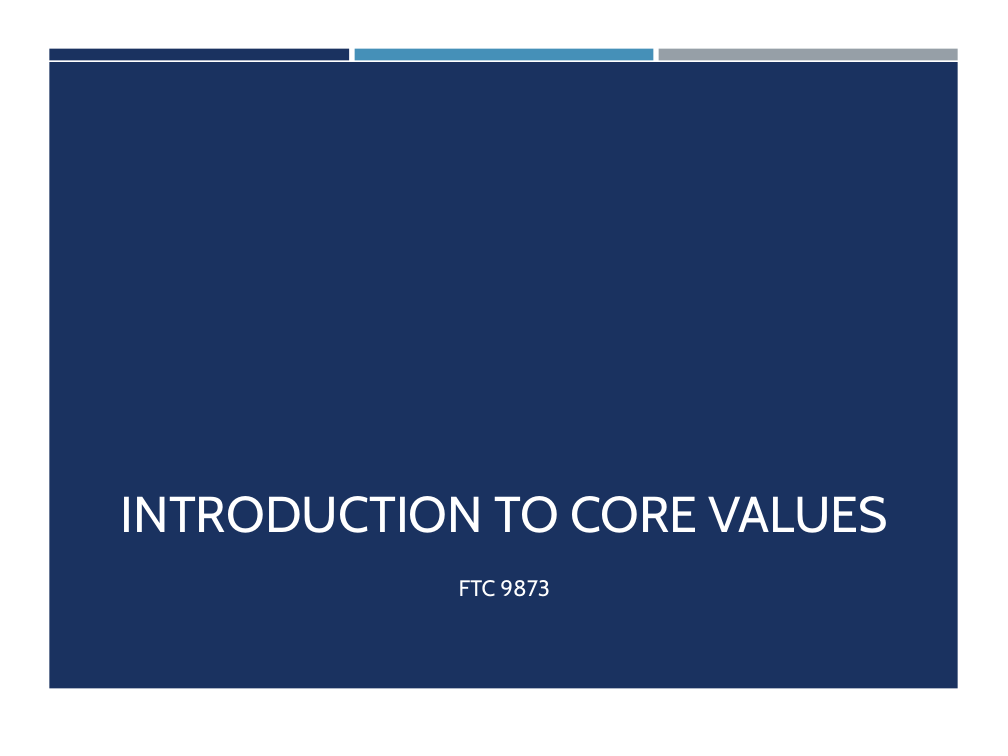
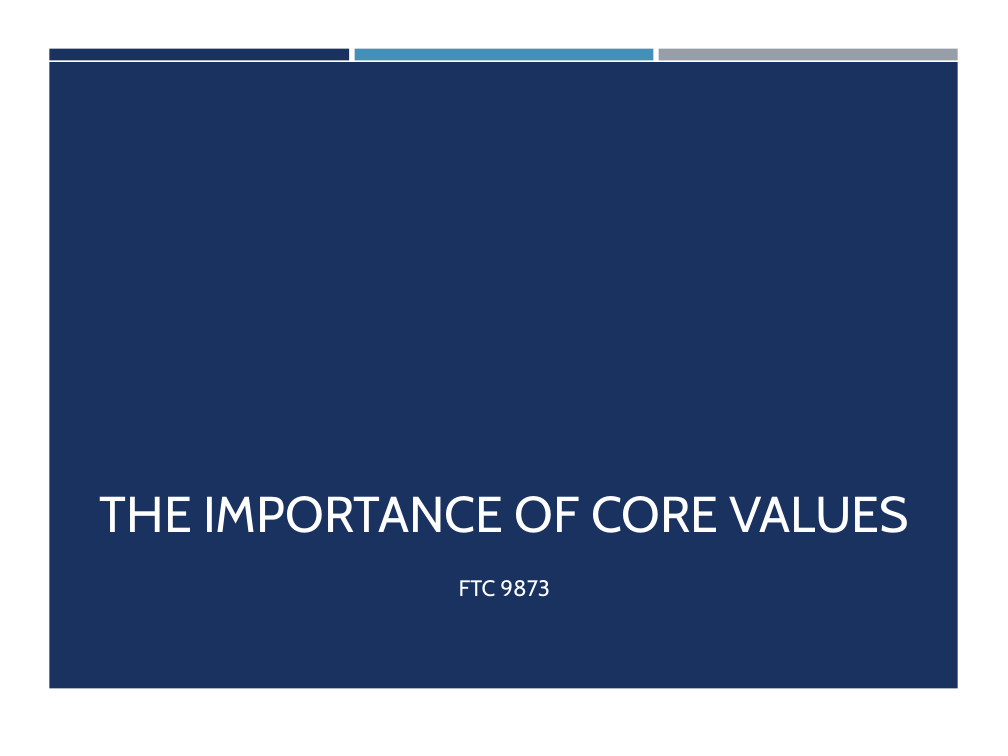
Before and after one commit to ev3lessons/FLL-Tutorials, a slide deck: slide 1 of translations/en-us/CoreValues/IntroductiontoCV.pptx. Drawn at 1008x756 pixels with LibreOffice and Linux fonts; fonts in the diff are those of the drawing; background and template pictures are left out. Boxes give left, top, right and bottom in pixels: in the first picture for what was removed or moved away, otherwise in the second. Text is boxed around its words. In the diff, an @@ line names an element or a change of style, - is before the commit and + after.

```diff
--- a/translations/en-us/CoreValues/IntroductiontoCV.pptx
+++ b/translations/en-us/CoreValues/IntroductiontoCV.pptx
@@ title at [100, 496, 909, 533]: text changed @@
-INTRODUCTION TO CORE VALUES
+THE IMPORTANCE OF CORE VALUES
```
Also in this commit, not shown: 8 other slides changed, 1 slide removed, 3 other files.
